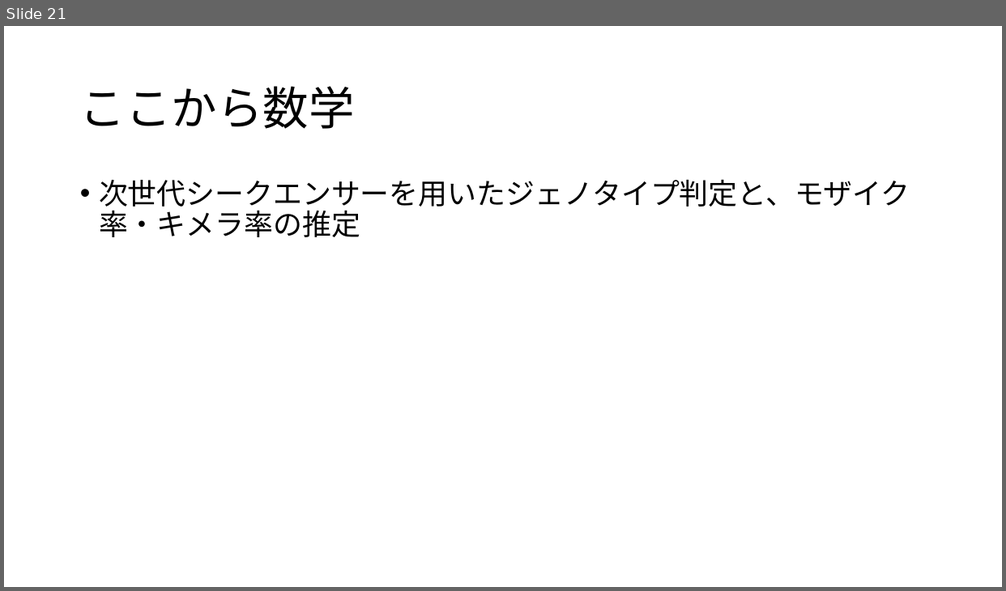
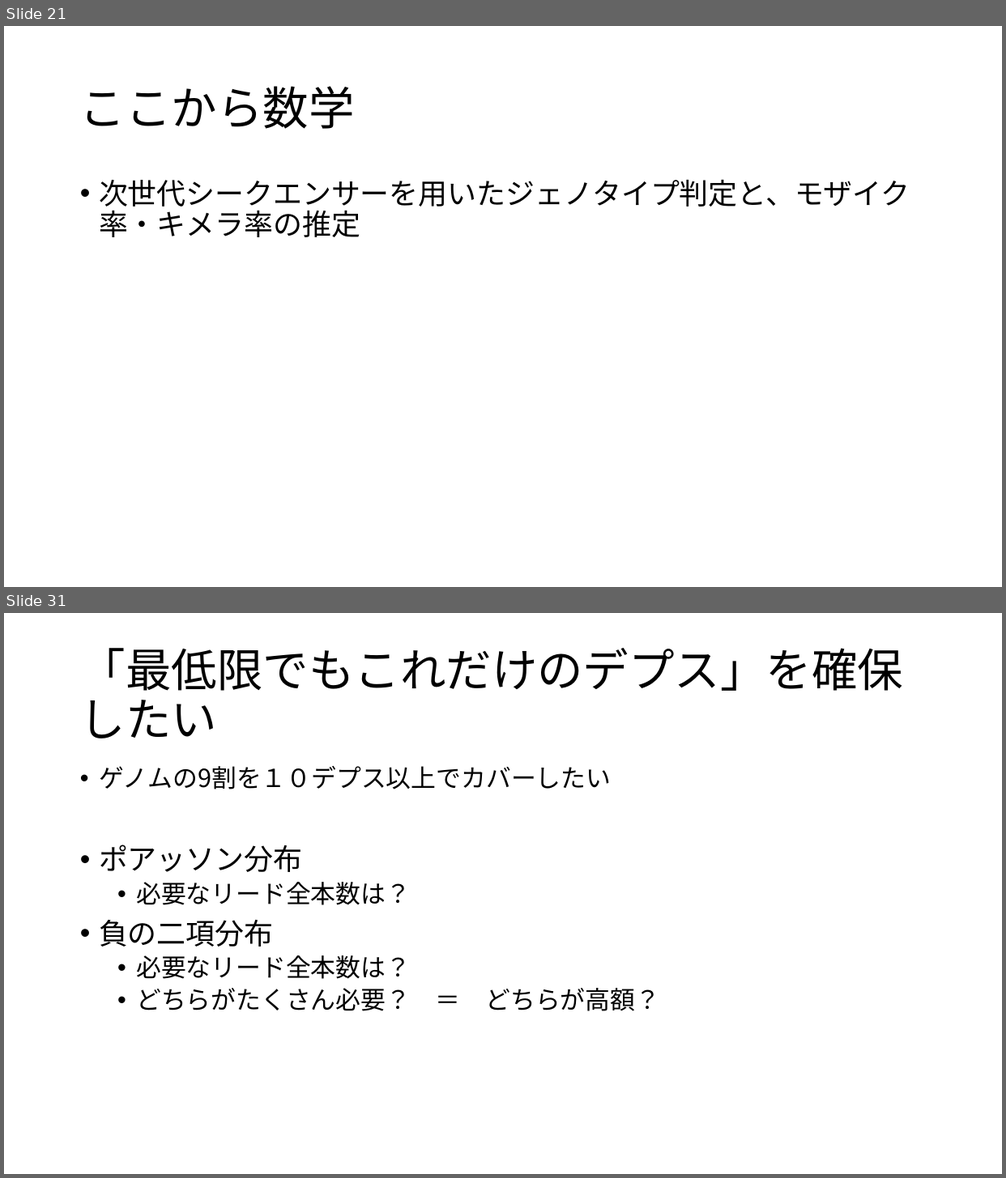
Before and after one commit to ryamada22/atom, a slide deck: Lectures2019/chimeraNGStyping2020Jan.pptx. Shown one above the other, each under a label of ours: slide 21 before the commit, slides 21 and 31 after it; the slides between them are not shown. The pictures are 1006x591 and 1006x1178 pixels, drawn with LibreOffice and Linux fonts; fonts in the diff are those of the drawing. Boxes give left, top, right and bottom in pixels: in the first picture for what was removed or moved away, otherwise in the second. Text is boxed around its words. In the diff, an @@ line names an element or a change of style, - is before the commit and + after.

```diff
--- a/Lectures2019/chimeraNGStyping2020Jan.pptx
+++ b/Lectures2019/chimeraNGStyping2020Jan.pptx
@@ slide 31 added at [4, 613, 1002, 1174], background #FFFFFF @@
@@ title added at [80, 648, 903, 739], 44 pt, text #000000 @@
+「最低限でもこれだけのデプス」を確保したい
@@ text added at [99, 766, 660, 1012], 24 pt, text #000000 @@
+  • ゲノムの9割を１０デプス以上でカバーしたい
+• ポアッソン分布
+  • 必要なリード全本数は？
+• 負の二項分布
+  • 必要なリード全本数は？
+  • どちらがたくさん必要？ ＝ どちらが高額？
```
Also in this commit, not shown: 9 other slides added.
